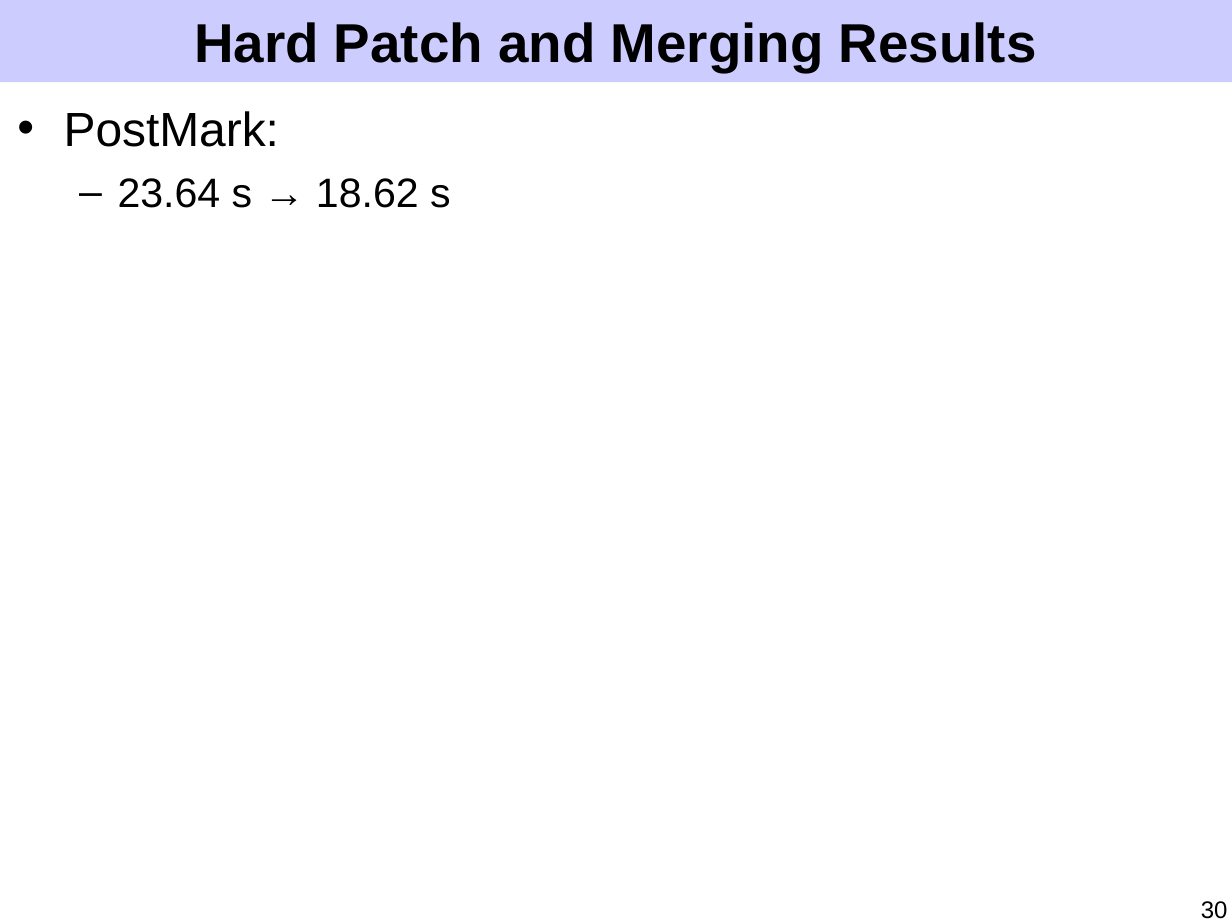
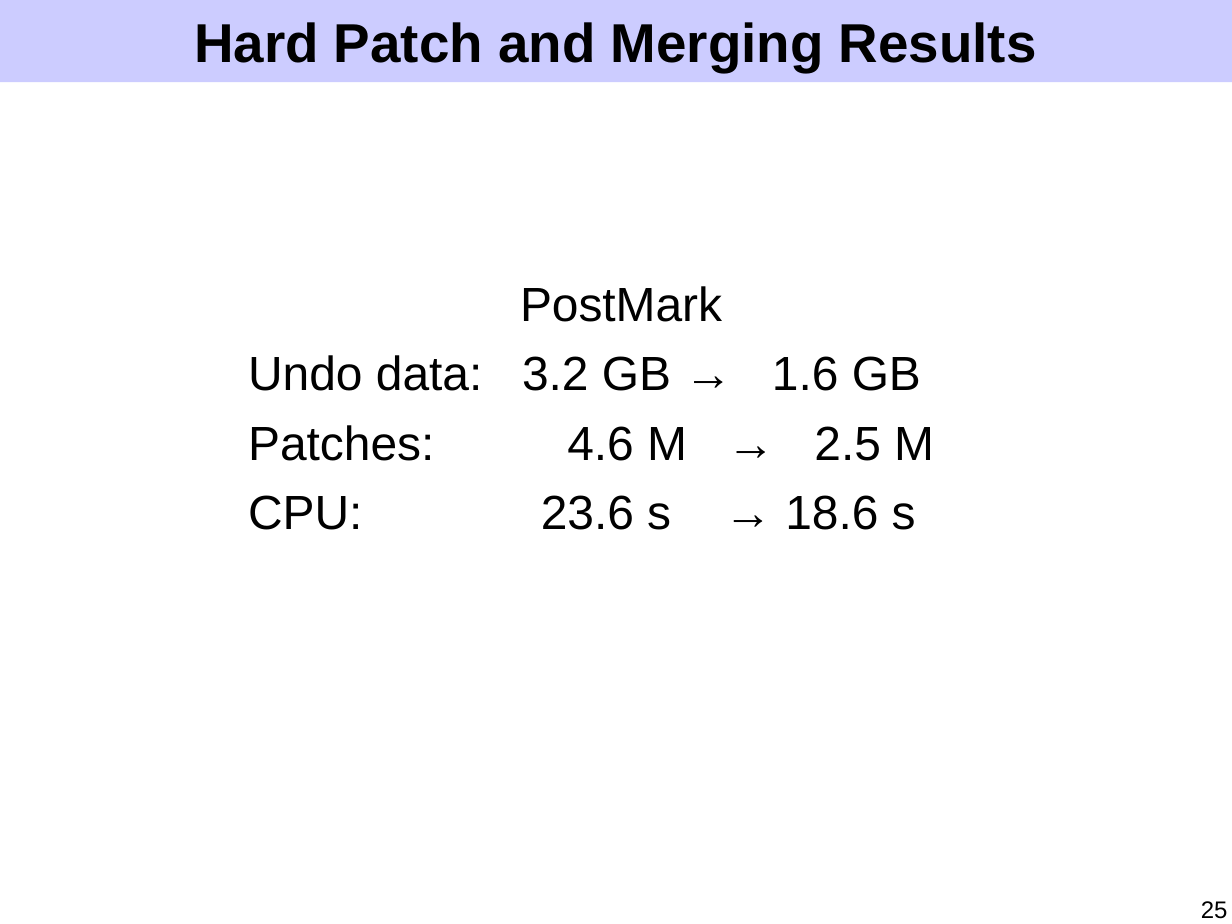
Before and after one commit to ucla-readable/fstitch-doc, a slide deck: slide 25 of sosp/pres.ppt (slide 30 before the commit). Drawn at 1232x924 pixels with LibreOffice and Linux fonts; fonts in the diff are those of the drawing. Boxes give left, top, right and bottom in pixels: in the first picture for what was removed or moved away, otherwise in the second. Text is boxed around its words. In the diff, an @@ line names an element or a change of style, - is before the commit and + after.

Commit message:
Slice, dice, and make remaining optimizations understandable, and make a first fill pass for patchgroups, implementation, evaluation, related work, and conclusions.

```diff
--- a/sosp/pres.ppt
+++ b/sosp/pres.ppt
@@ text removed at [64,111,451,208] @@
-• PostMark:
-  – 23.64 s → 18.62 s
@@ text added at [248,286,934,530], 28 pt, text #000000 @@
+PostMark
+Undo data: 3.2 GB → 1.6 GB
+Patches: 4.6 M → 2.5 M
+CPU: 23.6 s → 18.6 s
@@ page number at [1201,901,1228,919]: text changed @@
-30
+25
```
Also in this commit, not shown: 8 other slides changed, 13 slides added, 15 slides removed.
